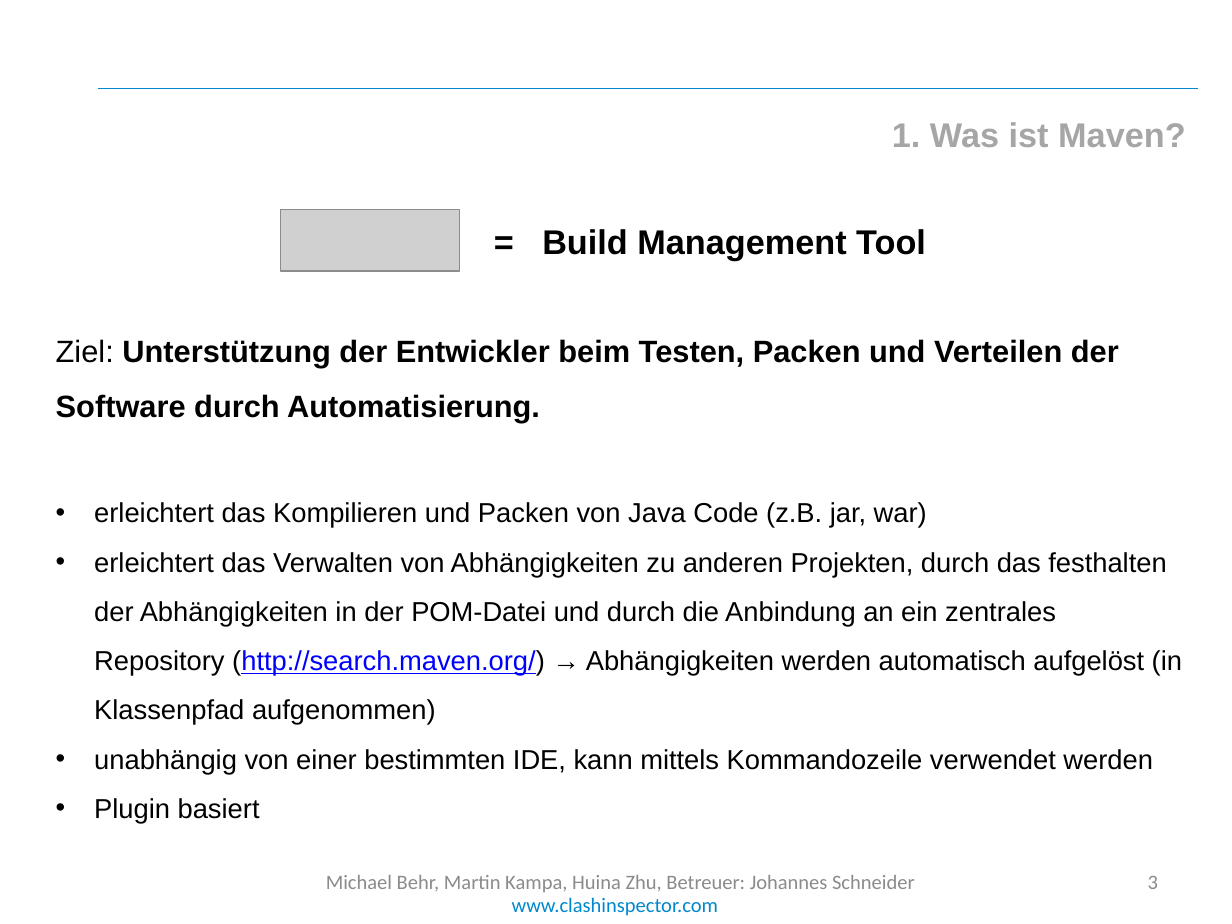
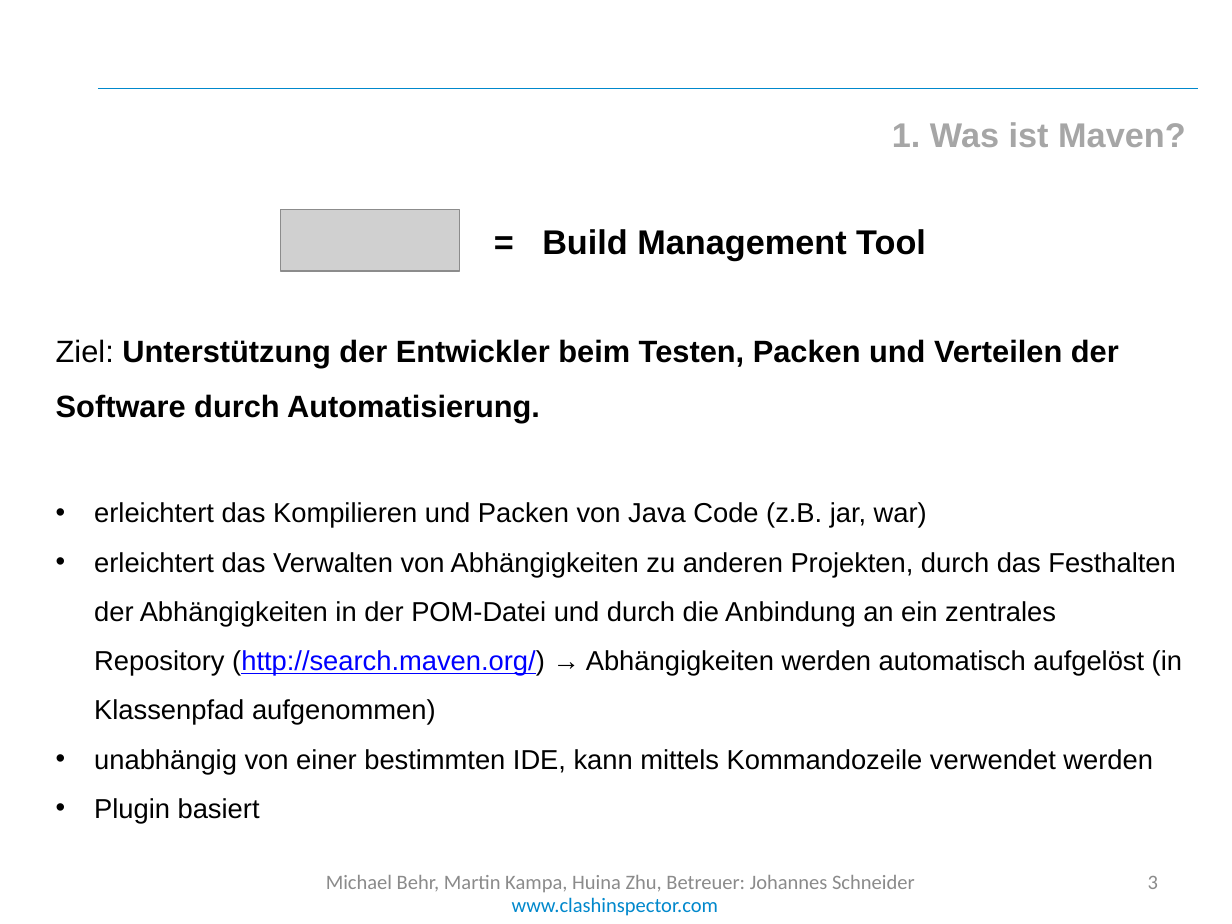
Before and after one commit to cedarsoft/clashinspector.com, a slide deck: slide 3 of presentation/Jahresprojekt Zwischenpräsentation.pptx. Drawn at 1232x924 pixels with LibreOffice and Linux fonts; fonts in the diff are those of the drawing; grey boxes stand for pictures; background and template pictures are left out. Boxes give left, top, right and bottom in pixels: in the first picture for what was removed or moved away, otherwise in the second. Text is boxed around its words. In the diff, an @@ line names an element or a change of style, - is before the commit and + after.

```diff
--- a/presentation/Jahresprojekt Zwischenpräsentation.pptx
+++ b/presentation/Jahresprojekt Zwischenpräsentation.pptx
@@ text at (94, 552, 1182, 725): text changed @@
-• erleichtert das Verwalten von Abhängigkeiten zu anderen Projekten, durch das festhalten der Abhängigkeiten in der POM-Datei und durch die Anbindung an ein zentrales Repository (http://search.maven.org/) → Abhängigkeiten werden automatisch aufgelöst (in Klassenpfad aufgenommen)
+• erleichtert das Verwalten von Abhängigkeiten zu anderen Projekten, durch das Festhalten der Abhängigkeiten in der POM-Datei und durch die Anbindung an ein zentrales Repository (http://search.maven.org/) → Abhängigkeiten werden automatisch aufgelöst (in Klassenpfad aufgenommen)
```
Also in this commit, not shown: 10 other slides changed, 2 slides added, 20 other files.
